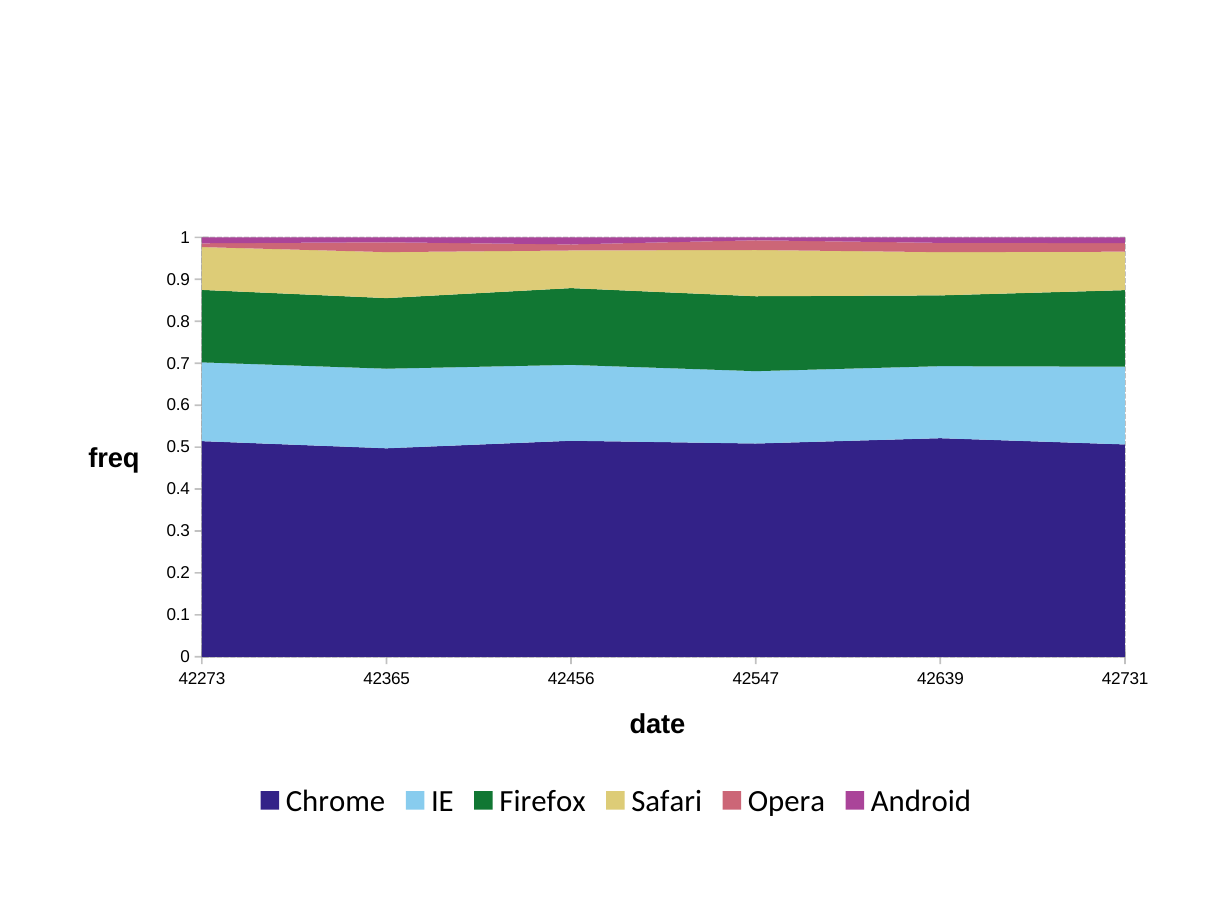
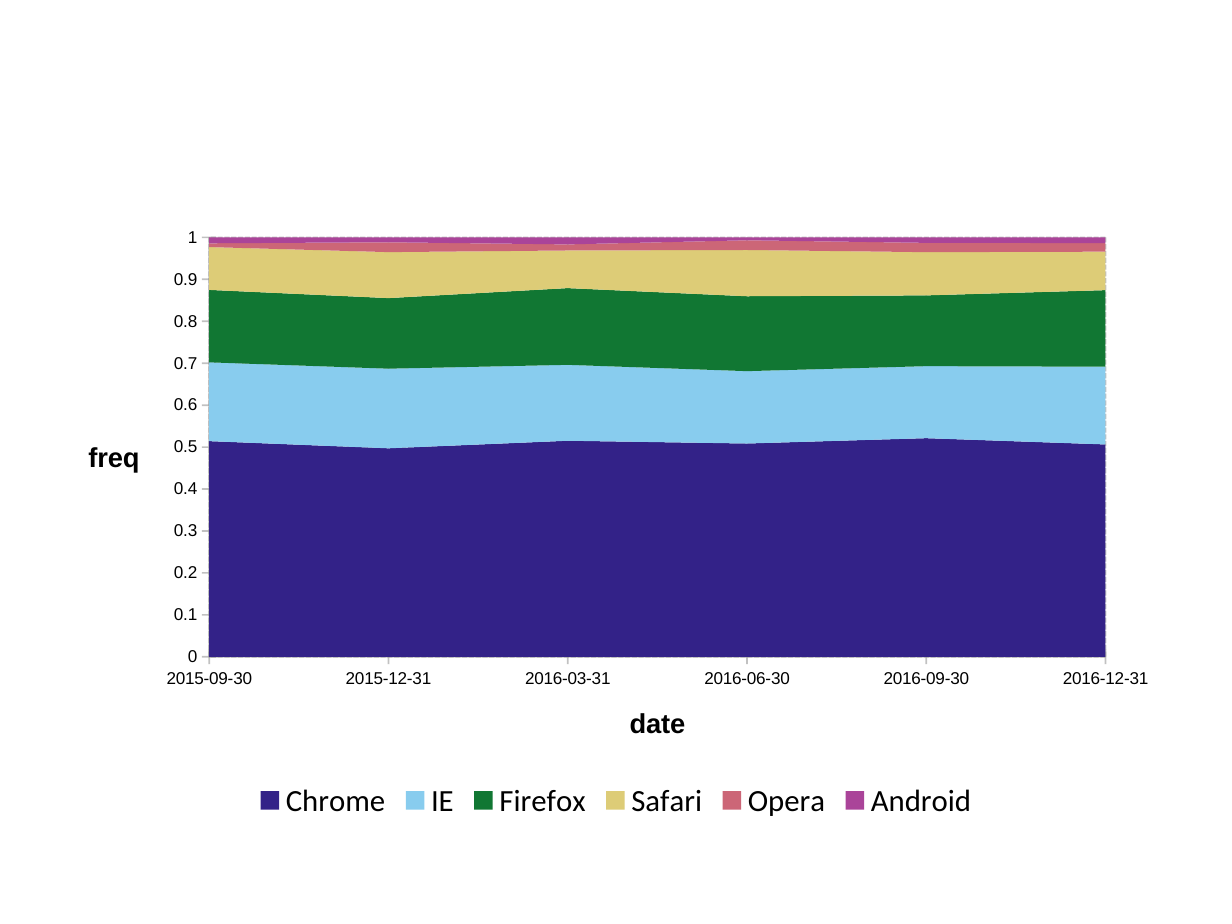
Before and after one commit to ardata-fr/mschart, a slide deck: slide 1 of articles/assets/pptx/gallery_area_03.pptx. Drawn at 1232x924 pixels with LibreOffice and Linux fonts; fonts in the diff are those of the drawing. Boxes give left, top, right and bottom in pixels: in the first picture for what was removed or moved away, otherwise in the second. Text is boxed around its words. In the diff, an @@ line names an element or a change of style, - is before the commit and + after.

```diff
--- a/articles/assets/pptx/gallery_area_03.pptx
+++ b/articles/assets/pptx/gallery_area_03.pptx
@@ area stacked 100% chart at (62,216,1170,825) @@
-categories: 42273, 42365, 42456, 42547, 42639, 42731
+categories: 2015-09-30, 2015-12-31, 2016-03-31, 2016-06-30, 2016-09-30, 2016-12-31
```
Also in this commit, not shown: 40 other files.
